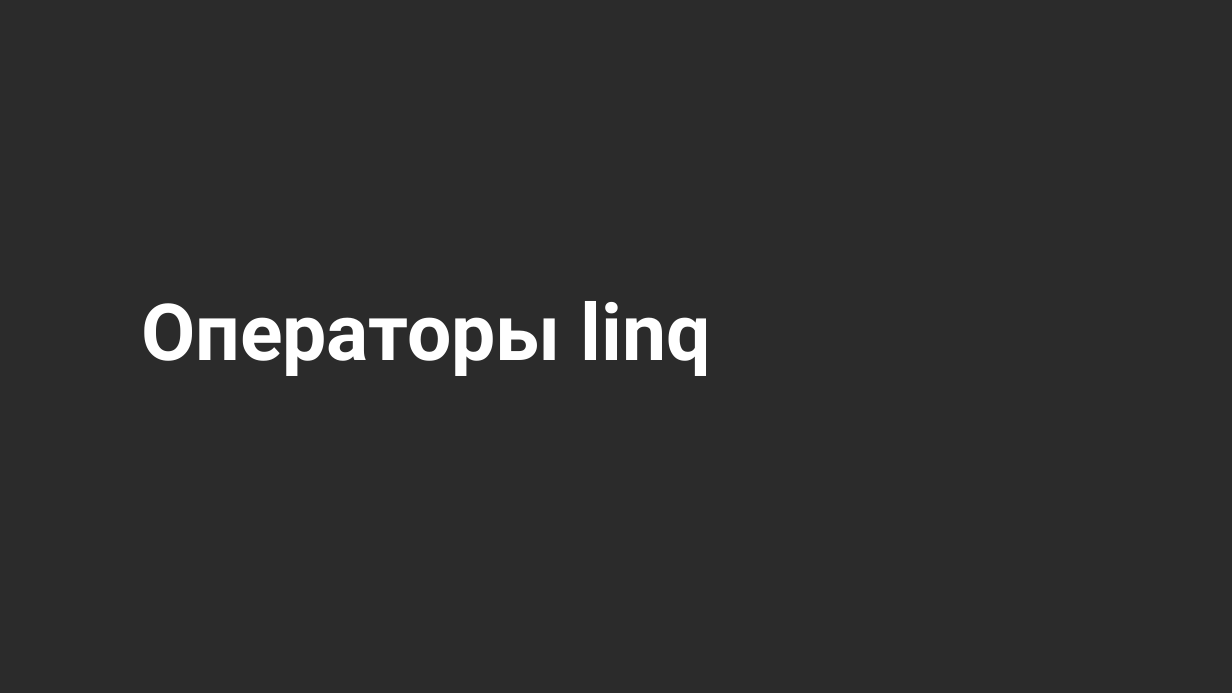
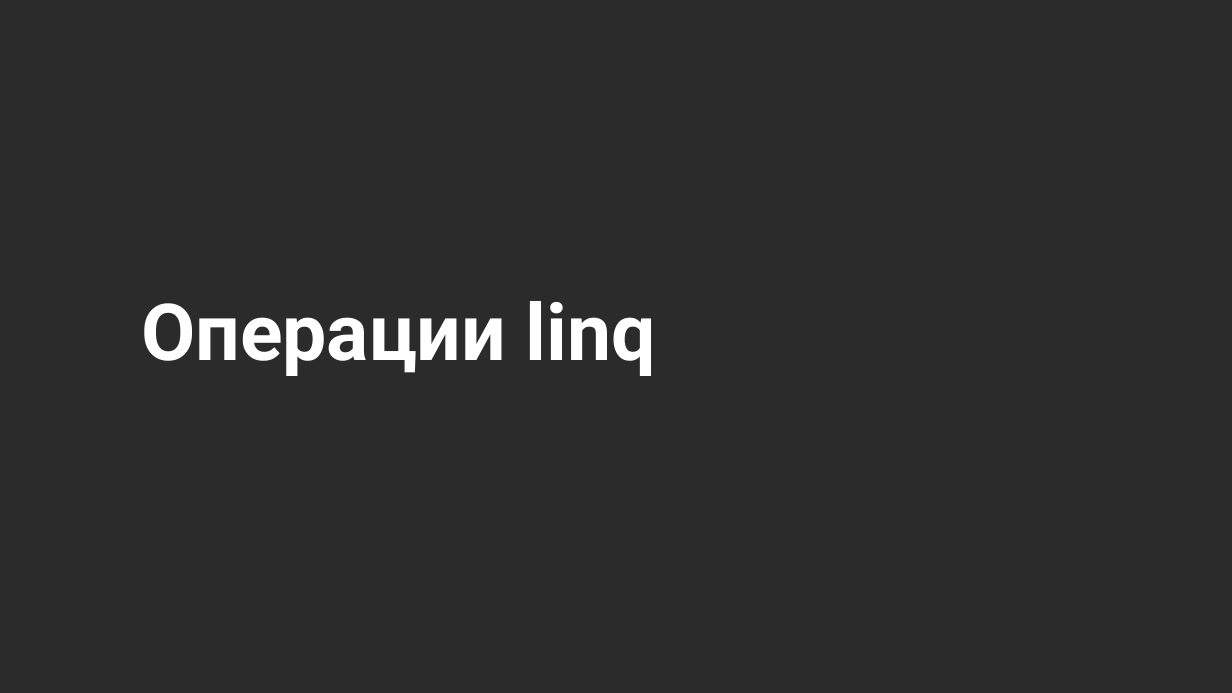
Before and after one commit to NilovPavel/LessonsLinq, a slide deck: slide 7 of LinqOperators.pptx (slide 12 before the commit). Drawn at 1232x693 pixels with LibreOffice and Linux fonts; fonts in the diff are those of the drawing; background and template pictures are left out; a plain dark background stands for a picture behind light text. Boxes give left, top, right and bottom in pixels: in the first picture for what was removed or moved away, otherwise in the second. Text is boxed around its words. In the diff, an @@ line names an element or a change of style, - is before the commit and + after.

```diff
--- a/LinqOperators.pptx
+++ b/LinqOperators.pptx
@@ title at box(141, 301, 656, 376): text changed @@
-Операторы linq
+Операции linq
```
Also in this commit, not shown: 5 other slides changed, 1 slide added, 24 slides removed, 2 other files.
